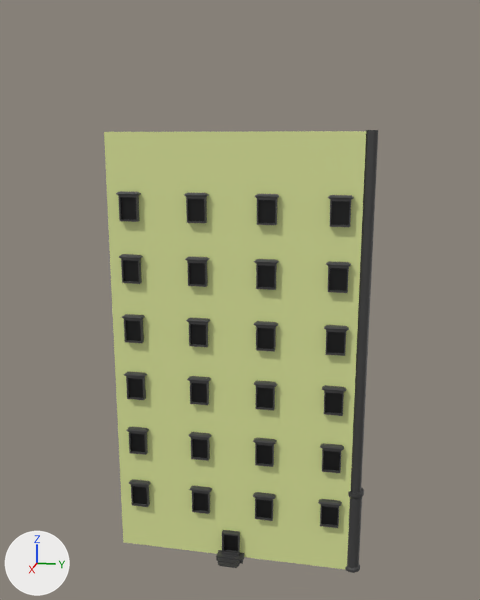
The Blender file graphics/3d/house1/house1.blend, before and after one commit.
Before and after are seen from a 50 mm lens placed at (50.7, 10.8, 35.6), pointed at (-7.3, -0.8, 21.1). Every picture has the same lights, and +X, +Y and +Z are marked at lower left.

The first picture shows 'Cylinder', 'doorway', 'house', 'house.001'.
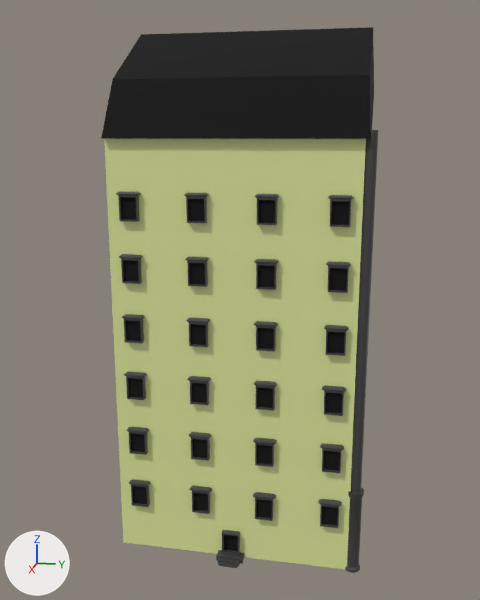
Changed parts and their boxes (x1, y1, x2, y2) in the pictures (480 x 600 px):
'Cube', added (black)
    after: (101, 27, 374, 139)
'house.001', surface changed
    both: (120, 196, 351, 392)

The change, as a list of edits to the scene's bpy script:
```text
Change mat_black:
    mat_black.roughness: 0.5 -> 0.988
Add me_cube_003:
    me_cube_003.from_pydata([(-10.6, -10.1, 35.5), (-1.9, -10.1, 40.1), (-10.6, 10.3, 35.5), (-1.9, 10.1, 40.1), (1.0, -10.1, 35.5), (-17.8, -10.1, 39.8), (1.0, 10.3, 35.5), (-17.8, 10.3, 39.8), (-9.0, -10.1, 44.4), (-9.0, 10.1, 44.4)], [], [(1, 3, 9, 8), (2, 3, 6), (6, 3, 1, 4), (4, 1, 0), (2, 6, 4, 0), (5, 8, 9, 7), (2, 0, 5, 7), (3, 2, 7, 9), (0, 1, 8, 5)])
    me_cube_003.materials.append(mat_black)  # black #000000
Add ob_cube:
    ob_cube = bpy.data.objects.new('Cube', me_cube_003)
    ob_cube.location = (0.0, 0.0, 0.0)
```
